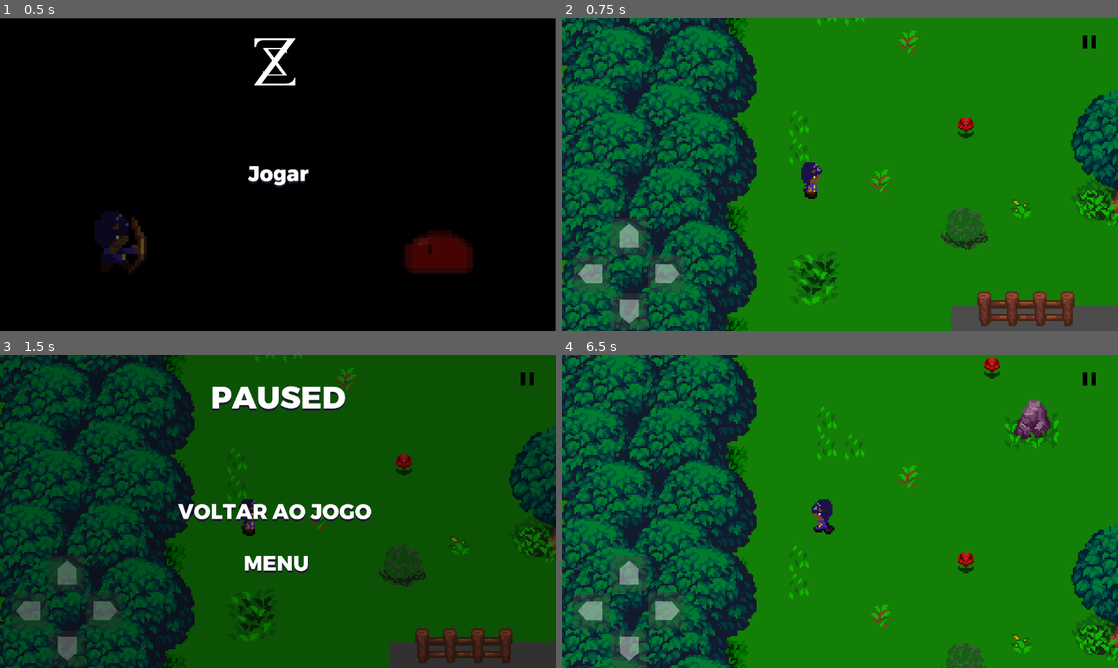
Above: before the commit, frames 1-4 (two rows, left to right).
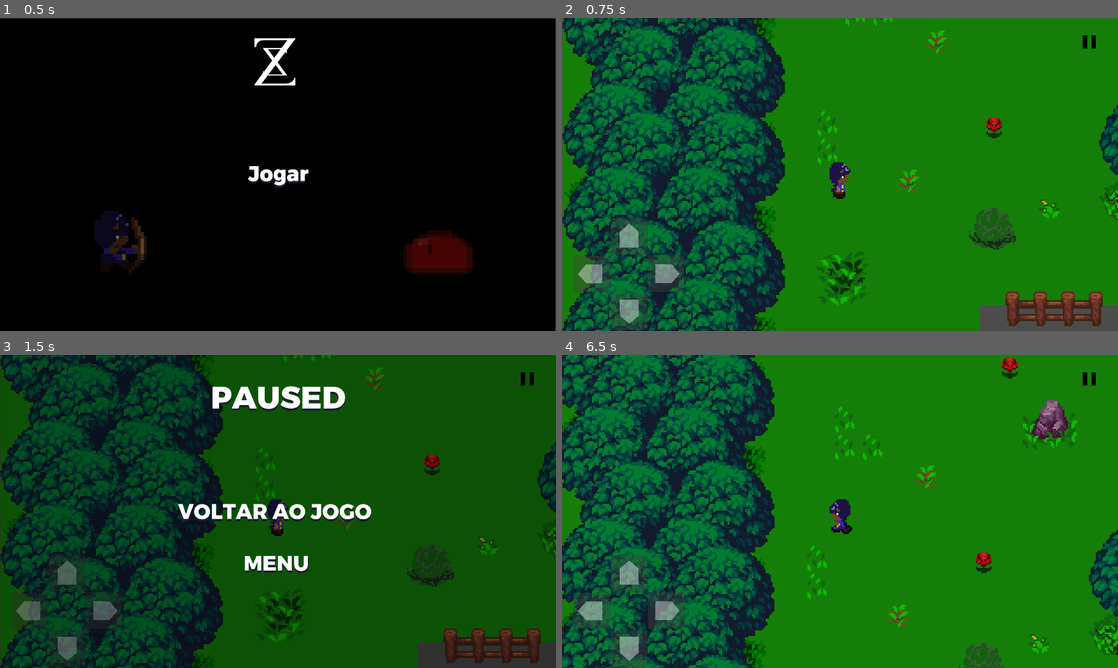
Above: after the commit, the same moments.

Repository: SynT8735/Blackout
Game: Godot game, scene res://Scenes/Menu/Menu.tscn
The game is run twice, just before and just after one commit, with the same random seed, the same clock (stepped at 60 frames per second) and the same inputs.
Inputs (mouse positions are in pixels of both pictures, inside the frame that each line leads up to):
- Up to frame 1 (0.5 s): no input
- Up to frame 2 (0.75 s): click "Jogar" at 0.5 s
- Up to frame 3 (1.5 s): click (528, 380) at 1.25 s
- Up to frame 4 (6.5 s): click "Voltar ao jogo" at 2 s; tap Enter at 2.75 s; hold Right (ui_right) 2.78-3.53 s; hold Down (ui_down) 3.53-4.28 s; hold Right (ui_right) 4.28-5.03 s; hold Up (ui_up) 5.03-5.78 s; hold Left (ui_left) from 5.78 s (still down)

Frame 1 is identical in both runs. In frame 2, 37% of the frame differs, in the area x 0-100%, y 0-100%; in frame 3, 25%; in frame 4, 31%.

Commit message:
Blackout_V2.1
Fixed Slime

Diff:
--- a/Blackout/Organizado/Scenes/World.tscn
+++ b/Blackout/Organizado/Scenes/World.tscn
@@ -11,6 +11,7 @@
 [ext_resource path="res://Scenes/Menu/Buttons/voltaraoMenu.tscn" type="PackedScene" id=9]
 [ext_resource path="res://assets/HUD/pause.png" type="Texture" id=10]
 [ext_resource path="res://Scenes/player.tscn" type="PackedScene" id=11]
+[ext_resource path="res://Scenes/slime.tscn" type="PackedScene" id=12]
 
 [sub_resource type="DynamicFont" id=1]
 size = 72
@@ -30,7 +31,7 @@
 "_edit_vertical_guides_": [ 66.3985 ]
 }
 
-[node name="Scene" parent="." instance=ExtResource( 1 )]
+[node name="Map" parent="." instance=ExtResource( 1 )]
 position = Vector2( 1, -2 )
 
 [node name="HUD" type="CanvasLayer" parent="."]
@@ -127,11 +128,17 @@
 [node name="Camera2D2" type="Camera2D" parent="Player"]
 current = true
 zoom = Vector2( 0.25, 0.25 )
-limit_left = 1
 limit_top = -500
 limit_right = 2500
 limit_bottom = 720
 editor_draw_limits = true
+
+[node name="Slime" parent="." instance=ExtResource( 12 )]
+position = Vector2( 492.828, 323.089 )
+
+[node name="Navigation2D" type="Navigation2D" parent="Slime"]
+
+[node name="Tween" type="Tween" parent="Slime"]
 [connection signal="pressed" from="HUD/Gamepad/left" to="Player" method="_on_left_pressed"]
 [connection signal="released" from="HUD/Gamepad/left" to="Player" method="_on_left_released"]
 [connection signal="pressed" from="HUD/Gamepad/right" to="Player" method="_on_right_pressed"]
--- a/Blackout/Organizado/Scenes/player.tscn
+++ b/Blackout/Organizado/Scenes/player.tscn
@@ -7,8 +7,6 @@
 z_index = 3
 script = ExtResource( 1 )
 speed = 100
-damage = 100
-max_health = 100
 
 [node name="AnimatedSprite" type="AnimatedSprite" parent="."]
 frames = ExtResource( 2 )
--- a/Blackout/Organizado/Scenes/slime.tscn
+++ b/Blackout/Organizado/Scenes/slime.tscn
@@ -88,13 +88,12 @@
 
 [node name="Slime" type="KinematicBody2D"]
 z_index = 3
+collision_mask = 3
 script = ExtResource( 1 )
 __meta__ = {
 "_edit_group_": true
 }
-speed = 100
-damage = 100
-max_health = 100
+speed = 75
 
 [node name="AnimatedSprite" type="AnimatedSprite" parent="."]
 frames = SubResource( 1 )
@@ -105,10 +104,10 @@
 
 [node name="player_container" type="Node" parent="."]
 
-[node name="Area2D" type="Area2D" parent="player_container"]
+[node name="Area2D" type="Area2D" parent="."]
 
-[node name="CollisionShape2D" type="CollisionShape2D" parent="player_container/Area2D"]
+[node name="CollisionShape2D" type="CollisionShape2D" parent="Area2D"]
 position = Vector2( 0, 13.3884 )
 shape = SubResource( 2 )
-[connection signal="area_entered" from="player_container/Area2D" to="." method="_on_Area2D_area_entered"]
-[connection signal="area_exited" from="player_container/Area2D" to="." method="_on_Area2D_area_exited"]
+[connection signal="body_entered" from="Area2D" to="." method="_on_Area2D_body_entered"]
+[connection signal="body_exited" from="Area2D" to="." method="_on_Area2D_body_exited"]
--- a/Blackout/Organizado/assets/scripts/KinematicBody2D.gd
+++ b/Blackout/Organizado/assets/scripts/KinematicBody2D.gd
@@ -1,8 +1,6 @@
 extends KinematicBody2D
 
 export (int) var speed
-export (int) var damage
-export (int) var max_health
 
 var touch_left : = false
 var touch_right : = false
--- a/Blackout/Organizado/assets/scripts/slime.gd
+++ b/Blackout/Organizado/assets/scripts/slime.gd
@@ -1,26 +1,20 @@
 extends KinematicBody2D
 
 export (int) var speed
-export (int) var damage
-export (int) var max_health
 
 var velocity = Vector2.ZERO
-var player = preload("res://Scenes/player.tscn").instance()
-var is_entered = null
-
-onready var player_container = get_node("player_container")
-
-func _ready():
-	player_container.add_child(player)
+var player = null
 
 func _physics_process(delta):
-	velocity = Vector2.ZERO
-	if is_entered:
-		velocity = (player.position - position).normalized() * speed
-	velocity = move_and_slide(velocity)
+    velocity = Vector2.ZERO
+    if player:
+        velocity = (player.global_position - global_position).normalized() * speed
+    velocity = move_and_slide(velocity)
 
-func _on_Area2D_area_entered(area):
-	is_entered = area
+func _on_Area2D_body_entered(body):
+    if body.name == "Player":
+        player = body
 
-func _on_Area2D_area_exited(area):
-	is_entered = null
+func _on_Area2D_body_exited(body):
+    if body.name == "Player":
+        player = null
Not shown: 1 places in Blackout/Organizado/Scenes/World.tscn that only renumber resources
Not shown, added: Blackout/Organizado/debug.log
